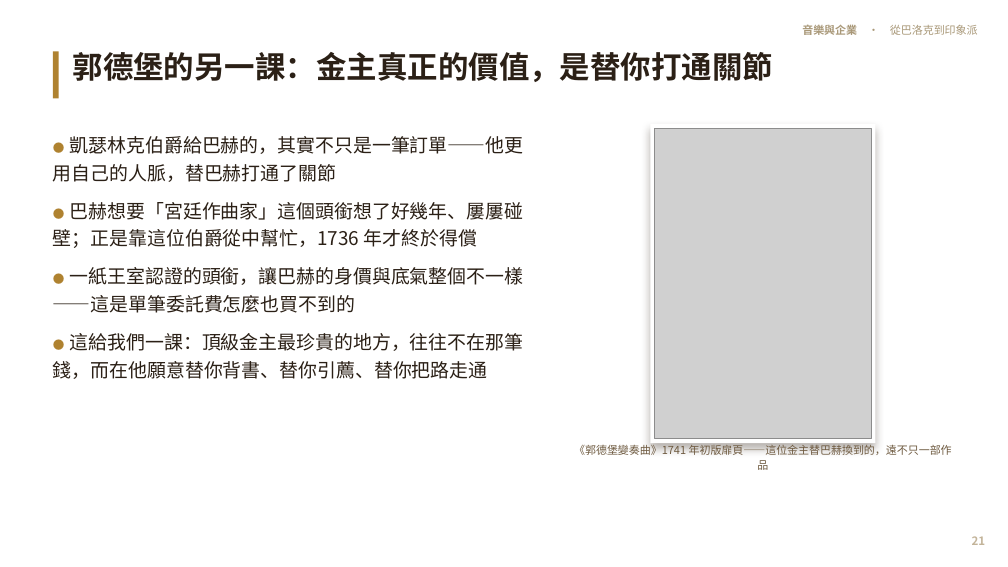
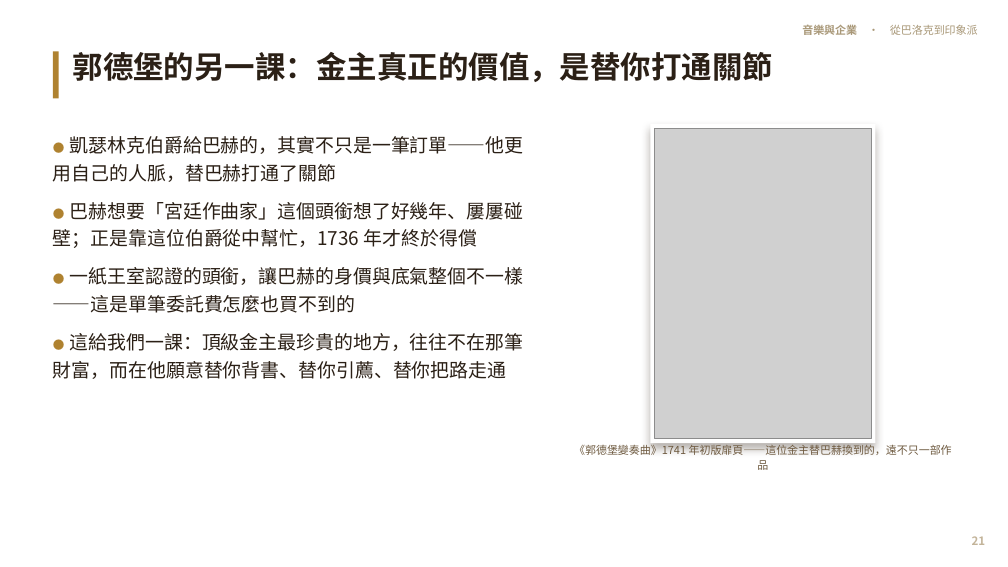
Before and after one commit to kblab2024/music-business-lecture, a slide deck: slide 21 of docs/downloads/音樂與企業-投影片.pptx. Drawn at 1008x567 pixels with LibreOffice and Linux fonts; fonts in the diff are those of the drawing; grey boxes stand for pictures. Boxes give left, top, right and bottom in pixels: in the first picture for what was removed or moved away, otherwise in the second. Text is boxed around its words. In the diff, an @@ line names an element or a change of style, - is before the commit and + after.

```diff
--- a/docs/downloads/音樂與企業-投影片.pptx
+++ b/docs/downloads/音樂與企業-投影片.pptx
@@ text at [53,333,524,379]: text changed @@
-● 這給我們一課：頂級金主最珍貴的地方，往往不在那筆錢，而在他願意替你背書、替你引薦、替你把路走通
+● 這給我們一課：頂級金主最珍貴的地方，往往不在那筆財富，而在他願意替你背書、替你引薦、替你把路走通
```
Also in this commit, not shown: 28 other slides changed, 7 other files.
